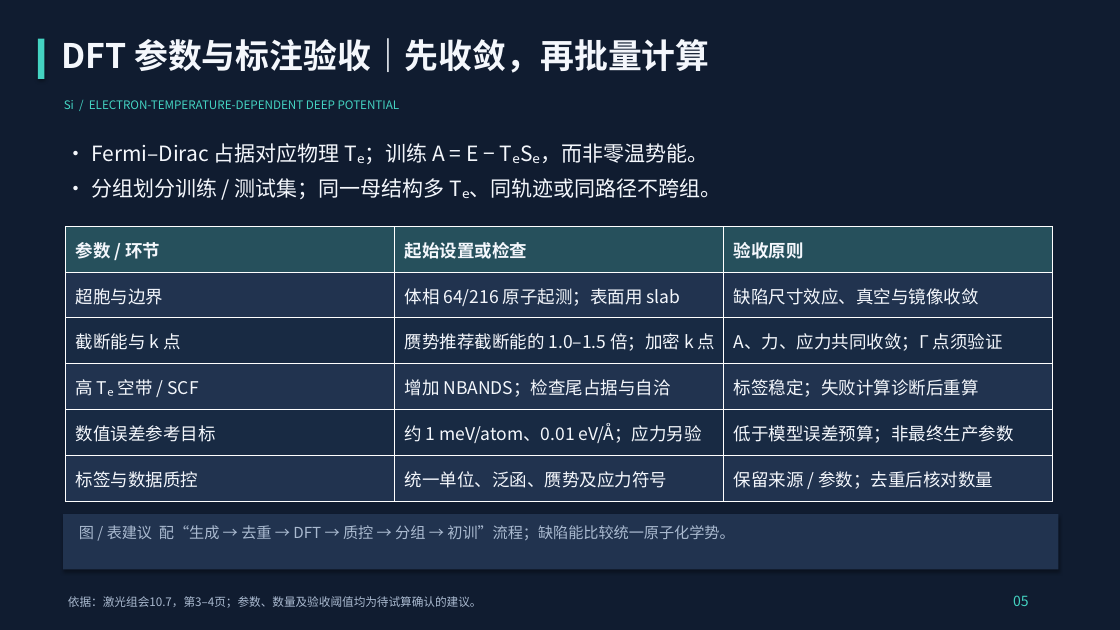
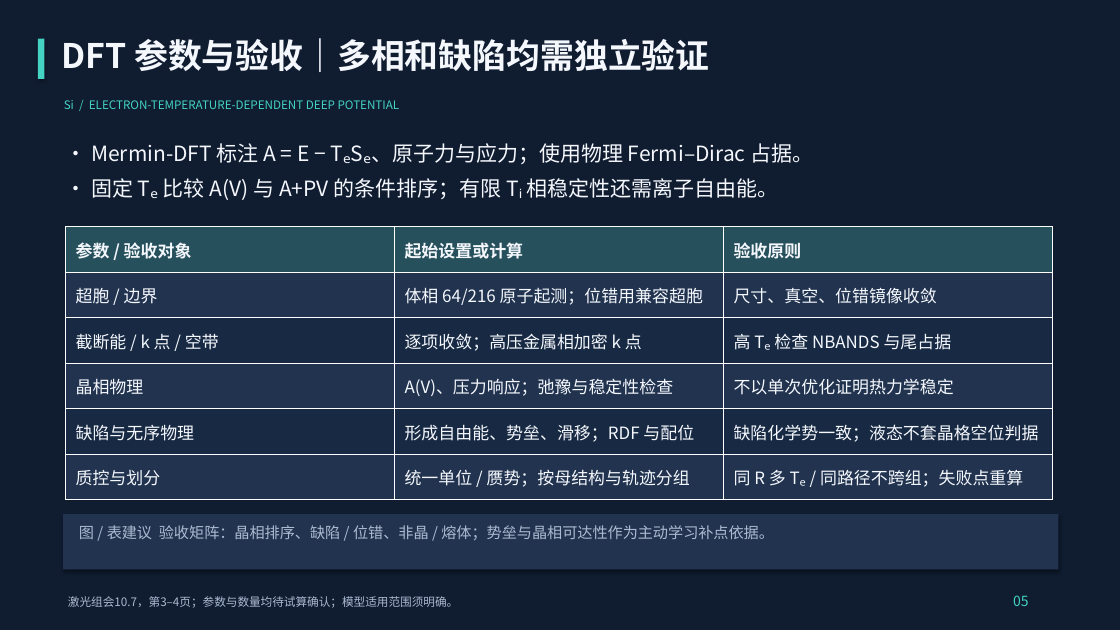
Before and after one commit to Sonnyn207/initial-dataset-configuration, a slide deck: slide 5 of deliverables/Si_Te_Initial_Dataset_5slides.pptx. Drawn at 1120x630 pixels with LibreOffice and Linux fonts; fonts in the diff are those of the drawing. Boxes give left, top, right and bottom in pixels: in the first picture for what was removed or moved away, otherwise in the second. Text is boxed around its words. In the diff, an @@ line names an element or a change of style, - is before the commit and + after.

```diff
--- a/deliverables/Si_Te_Initial_Dataset_5slides.pptx
+++ b/deliverables/Si_Te_Initial_Dataset_5slides.pptx
@@ text at (61,38,709,72): text changed @@
-DFT 参数与标注验收｜先收敛，再批量计算
+DFT 参数与验收｜多相和缺陷均需独立验证
@@ text at (91,143,813,200): text changed @@
-• Fermi–Dirac 占据对应物理 Tₑ；训练 A = E − TₑSₑ，而非零温势能。
-• 分组划分训练 / 测试集；同一母结构多 Tₑ、同轨迹或同路径不跨组。
+• Mermin-DFT 标注 A = E − TₑSₑ、原子力与应力；使用物理 Fermi–Dirac 占据。
+• 固定 Tₑ 比较 A(V) 与 A+PV 的条件排序；有限 Tᵢ 相稳定性还需离子自由能。
@@ table at (66,227,1054,500) @@
-row 1, column 1: 参数 / 环节
+row 1, column 1: 参数 / 验收对象
-row 1, column 2: 起始设置或检查
+row 1, column 2: 起始设置或计算
-row 2: 超胞与边界 | 体相 64/216 原子起测；表面用 slab | 缺陷尺寸效应、真空与镜像收敛
+row 2: 超胞 / 边界 | 体相 64/216 原子起测；位错用兼容超胞 | 尺寸、真空、位错镜像收敛
-row 3: 截断能与 k 点 | 赝势推荐截断能的 1.0–1.5 倍；加密 k 点 | A、力、应力共同收敛；Γ 点须验证
+row 3: 截断能 / k 点 / 空带 | 逐项收敛；高压金属相加密 k 点 | 高 Tₑ 检查 NBANDS 与尾占据
-row 4: 高 Tₑ 空带 / SCF | 增加 NBANDS；检查尾占据与自洽 | 标签稳定；失败计算诊断后重算
+row 4: 晶相物理 | A(V)、压力响应；弛豫与稳定性检查 | 不以单次优化证明热力学稳定
-row 5: 数值误差参考目标 | 约 1 meV/atom、0.01 eV/Å；应力另验 | 低于模型误差预算；非最终生产参数
+row 5: 缺陷与无序物理 | 形成自由能、势垒、滑移；RDF 与配位 | 缺陷化学势一致；液态不套晶格空位判据
-row 6: 标签与数据质控 | 统一单位、泛函、赝势及应力符号 | 保留来源 / 参数；去重后核对数量
+row 6: 质控与划分 | 统一单位 / 赝势；按母结构与轨迹分组 | 同 R 多 Tₑ / 同路径不跨组；失败点重算
@@ size 15 to 14.5 pt in "验收原则" @@
@@ text at (79,525,774,540): text changed @@
-图 / 表建议 配“生成 → 去重 → DFT → 质控 → 分组 → 初训”流程；缺陷能比较统一原子化学势。
+图 / 表建议 验收矩阵：晶相排序、缺陷 / 位错、非晶 / 熔体；势垒与晶相可达性作为主动学习补点依据。
@@ text at (68,596,458,608): text changed @@
-依据：激光组会10.7，第3–4页；参数、数量及验收阈值均为待试算确认的建议。
+激光组会10.7，第3–4页；参数与数量均待试算确认；模型适用范围须明确。
```
Also in this commit, not shown: 4 other slides changed, 1 other file.
